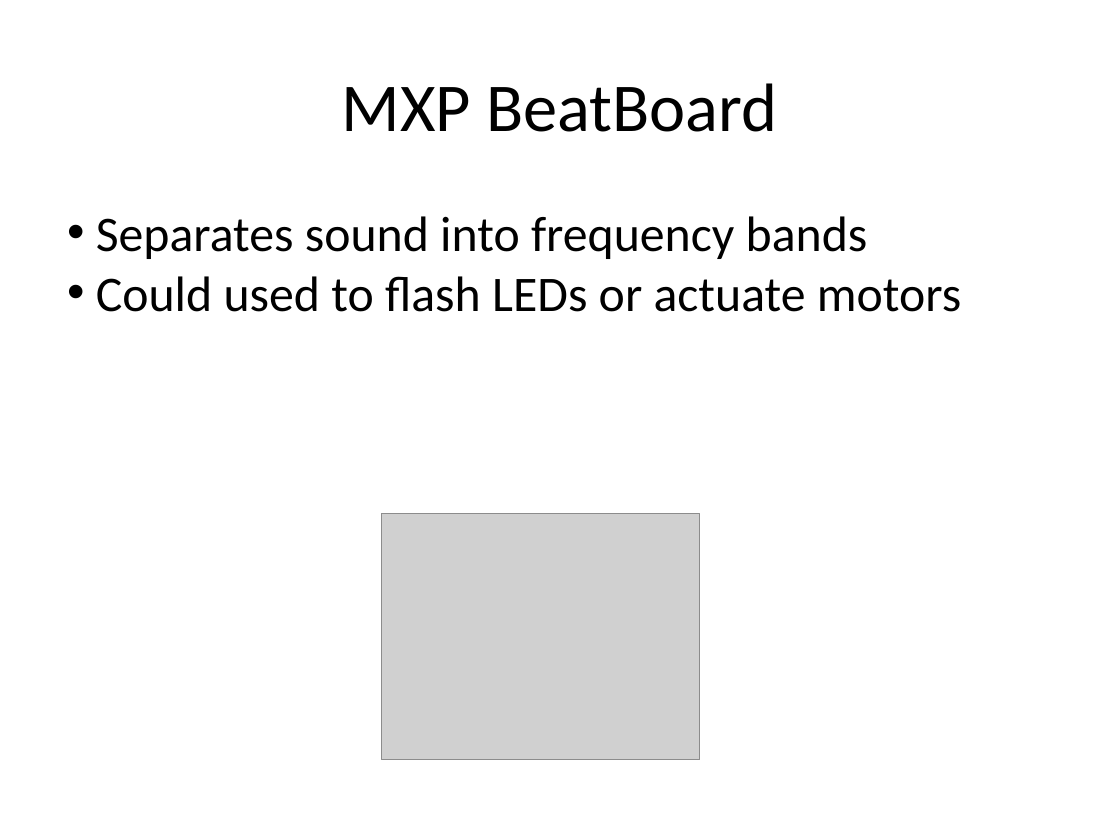
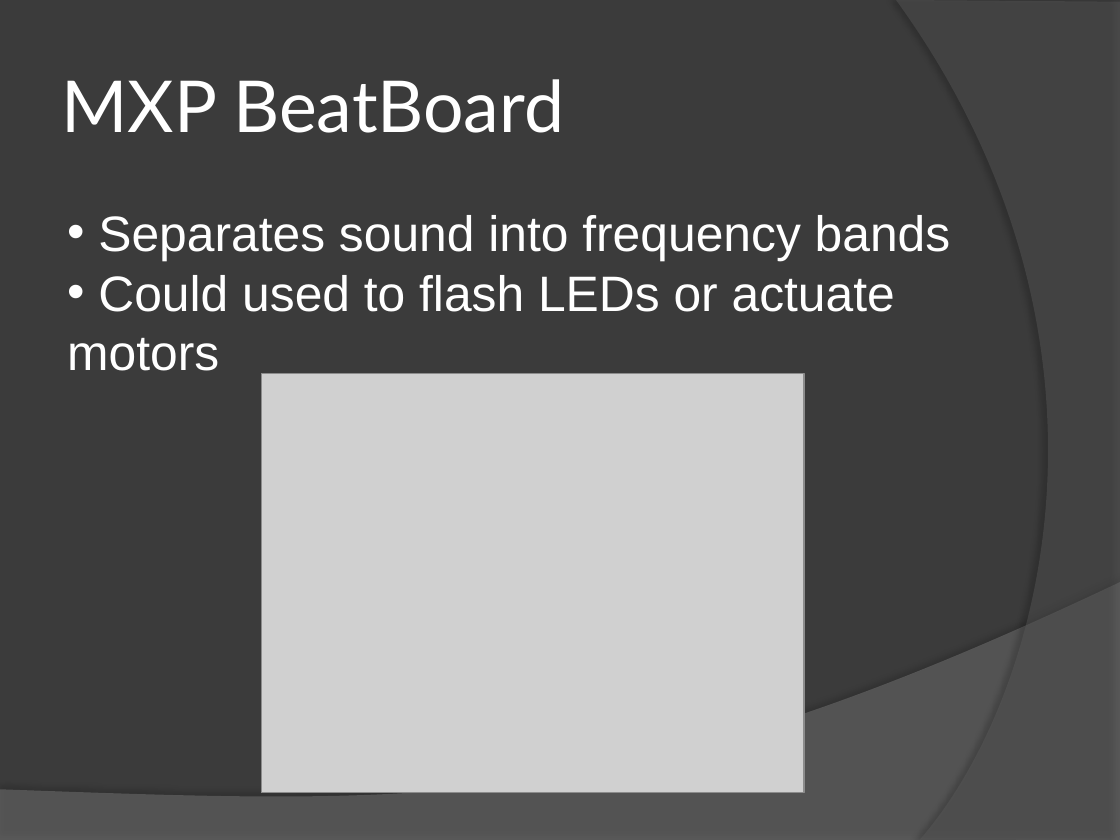
Before and after one commit to ChapResearch/ChapR, a slide deck: slide 15 of ChaprSVN/Promo/1st Board of Advisers Meeting.pptx (slide 14 before the commit). Drawn at 1120x840 pixels with LibreOffice and Linux fonts; fonts in the diff are those of the drawing; grey boxes stand for pictures. Boxes give left, top, right and bottom in pixels: in the first picture for what was removed or moved away, otherwise in the second. Text is boxed around its words. In the diff, an @@ line names an element or a change of style, - is before the commit and + after.

```diff
--- a/ChaprSVN/Promo/1st Board of Advisers Meeting.pptx
+++ b/ChaprSVN/Promo/1st Board of Advisers Meeting.pptx
@@ background #FFFFFF to #3B3B3B @@
@@ freeform shape added at <box>896,0,1120,840</box>, fill #5E5E5E at 40% opacity @@
@@ title "MXP BeatBoard" at <box>62,79,565,133</box>: size 44 to 46 pt, font Calibri to Lato, text colour #000000 to #FFFFFF; alignment centre to left @@
@@ text "Separates sound into frequency bands" at <box>67,215,951,371</box>: font Calibri to Arial, text colour #000000 to #FFFFFF @@
@@ picture: place and size @@
-picture at <box>381,513,700,759</box>
+picture at <box>261,373,804,793</box>
@@ freeform shape added at <box>0,582,1120,840</box>, fill #7F7F7F at 45% opacity @@
```
Also in this commit, not shown: 16 other slides changed, 2 slides added, 1 slide removed, 1 other file.
